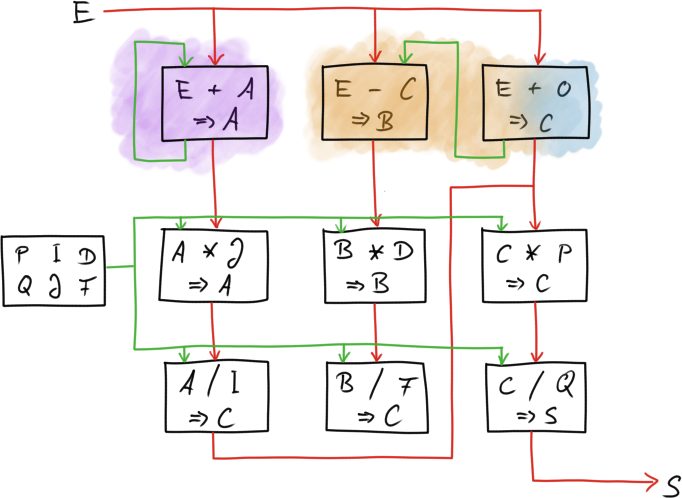
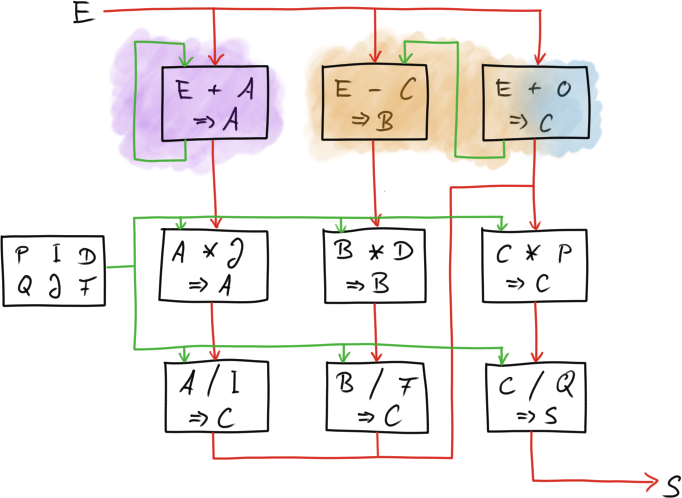
Before/after of a (682, 498) layered artwork. What changed in the layer stack:
painted on "Green" over 376, 431, 379, 448
painted on "Red" over 376, 431, 380, 457
